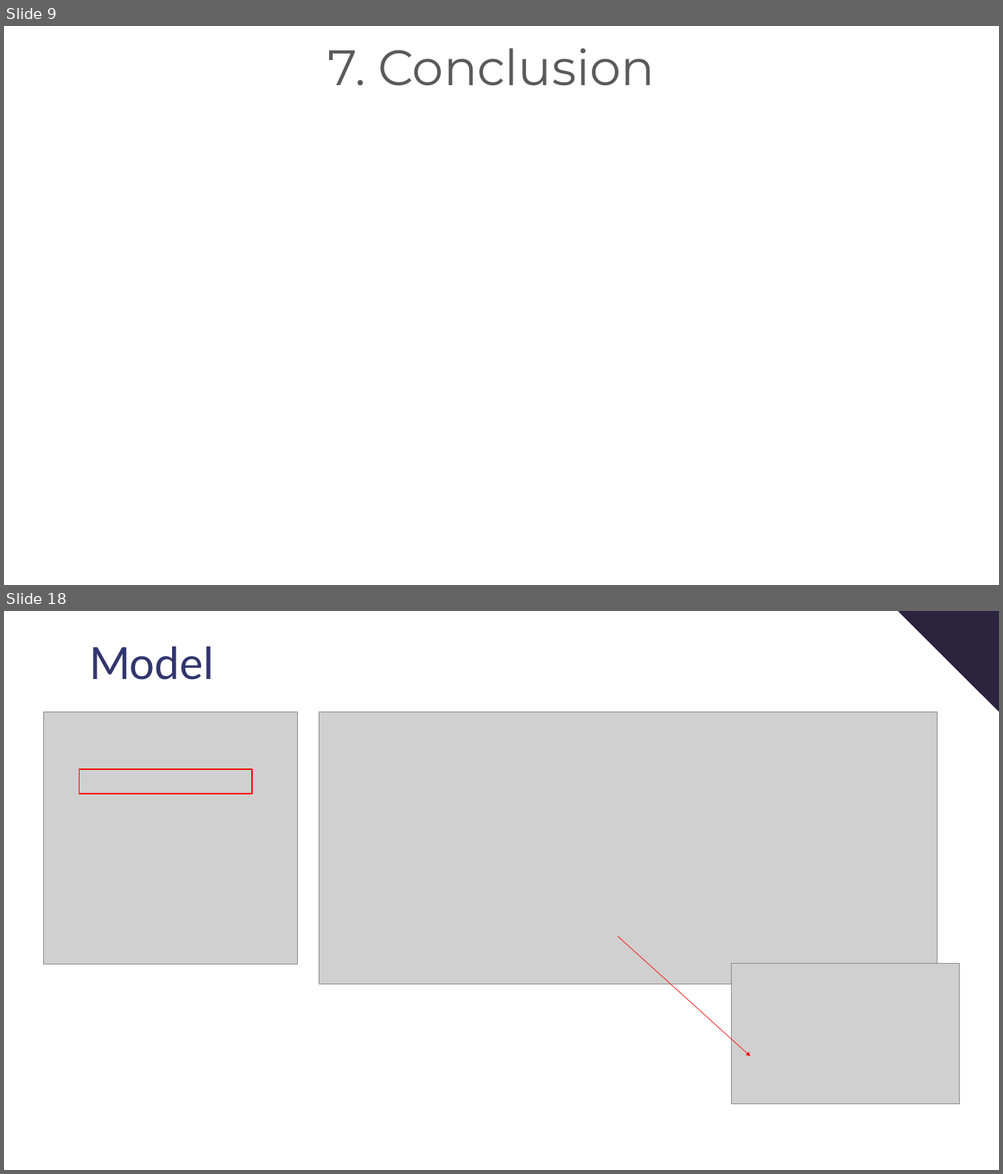
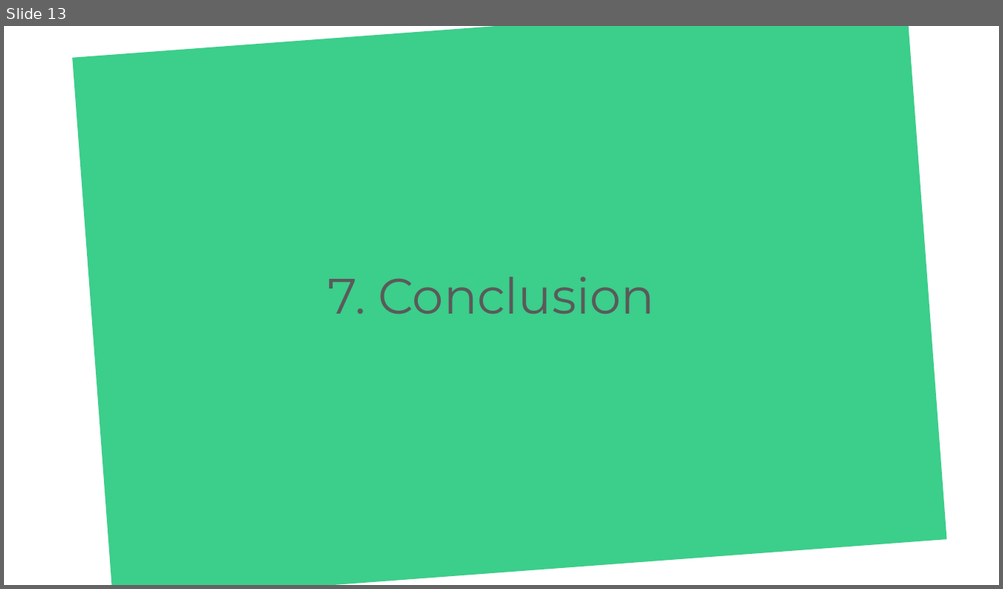
Before and after one commit to Kikuichimonji/Colorfull-CRM, a slide deck: ressources/colorfullcrm.pptx. Shown one above the other, each under a label of ours: slides 9 and 18 before the commit, slide 13 after it; the slides between them are not shown. The pictures are 1003x1174 and 1003x589 pixels, drawn with LibreOffice and Linux fonts; fonts in the diff are those of the drawing; grey boxes stand for pictures. Boxes give left, top, right and bottom in pixels: in the first picture for what was removed or moved away, otherwise in the second. Text is boxed around its words. In the diff, an @@ line names an element or a change of style, - is before the commit and + after.

```diff
--- a/ressources/colorfullcrm.pptx
+++ b/ressources/colorfullcrm.pptx
@@ slide 18 removed at [4,611,999,1170], background #FFFFFF @@
@@ freeform shape removed at [898,611,999,712] @@
@@ text removed at [89,647,213,680] @@
-Model
@@ picture removed at [43,712,297,964] @@
@@ picture removed at [318,712,936,984] @@
@@ rectangle removed at [79,769,252,794] @@
@@ arrow removed from (617, 936) to (750, 1056) @@
@@ picture removed at [731,964,959,1105] @@
@@ what was slide 9 is now slide 13 @@
@@ slide 13 changed as well @@
@@ rectangle added at [72,26,947,585], fill #3CCE8B @@
@@ text "Conclusion": place and size @@
-text "Conclusion" at [378,48,654,86]
+text "Conclusion" at [378,277,654,315]
```
Also in this commit, not shown: 6 other slides changed, 6 slides added, 14 other slides removed, 6 other files.
